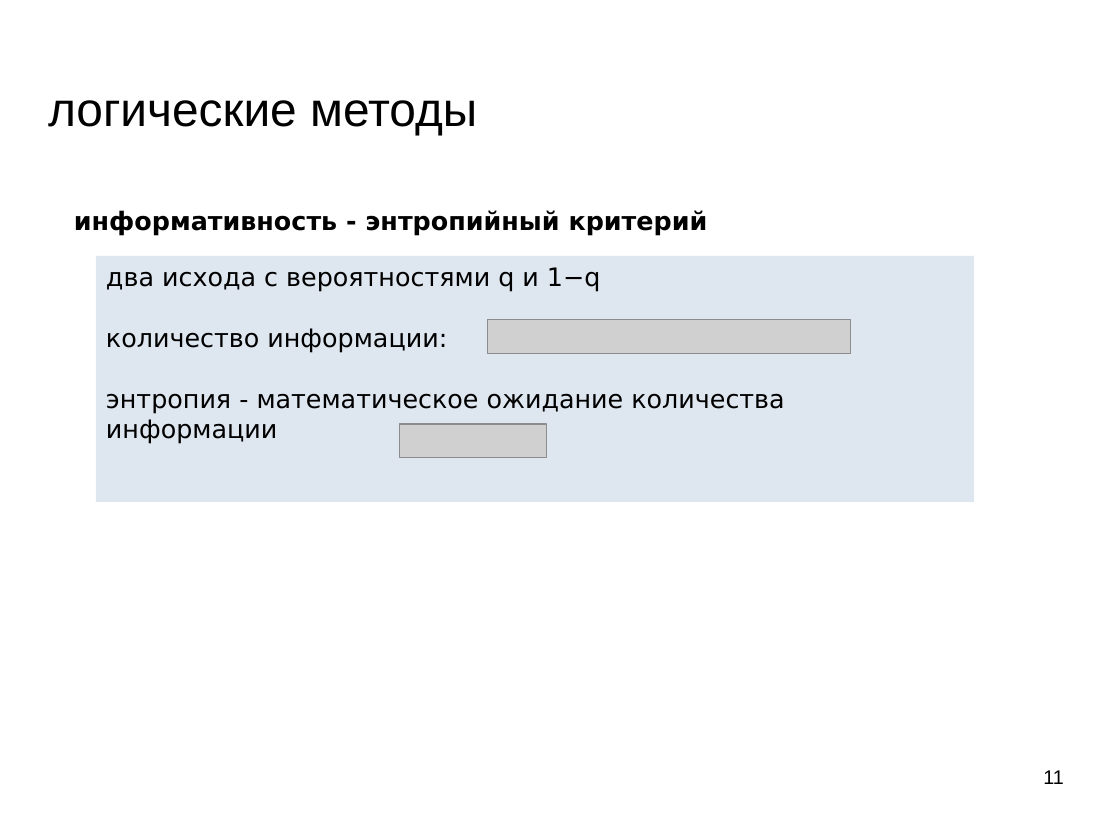
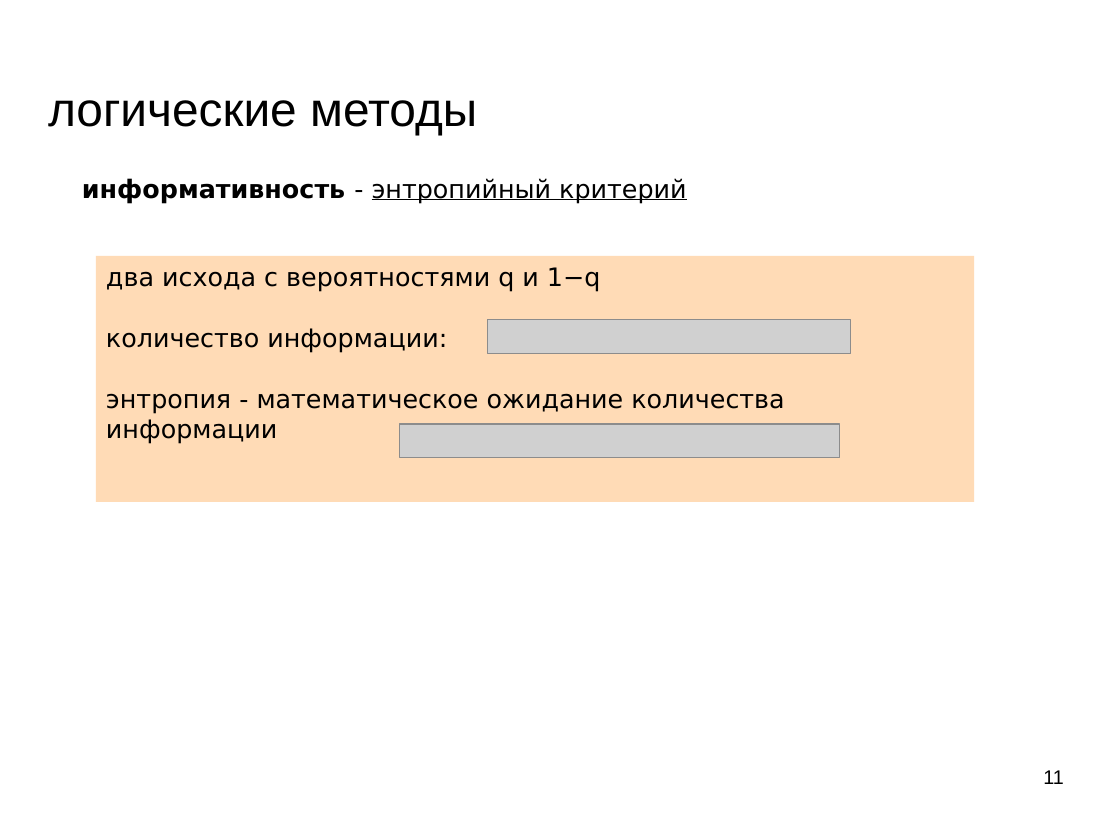
Before and after one commit to mechanoid5/ml_lectorium_legacy, a slide deck: slide 11 of 12-logical.odp. Drawn at 1120x840 pixels with LibreOffice and Linux fonts; fonts in the diff are those of the drawing; grey boxes stand for pictures; background and template pictures are left out. Boxes give left, top, right and bottom in pixels: in the first picture for what was removed or moved away, otherwise in the second. Text is boxed around its words. In the diff, an @@ line names an element or a change of style, - is before the commit and + after.

```diff
--- a/12-logical.odp
+++ b/12-logical.odp
@@ text "информативность - энтропийный критерий": place and size @@
-text "информативность - энтропийный критерий" at (74,210,708,236)
+text "информативность - энтропийный критерий" at (82,178,686,204)
@@ text "информативность - энтропийный критерий" at (82,178,686,204): bold off in "- энтропийный критерий"; underline on in "энтропийный критерий" @@
@@ rectangle "два исхода с вероятностями q ..." at (96,256,974,502): fill #DEE6EF to #FFDBB6 @@
@@ picture: place and size @@
-picture at (400,424,547,457)
+picture at (400,424,841,457)
```
Also in this commit, not shown: 7 other slides changed, 9 slides removed, 2 other files.
